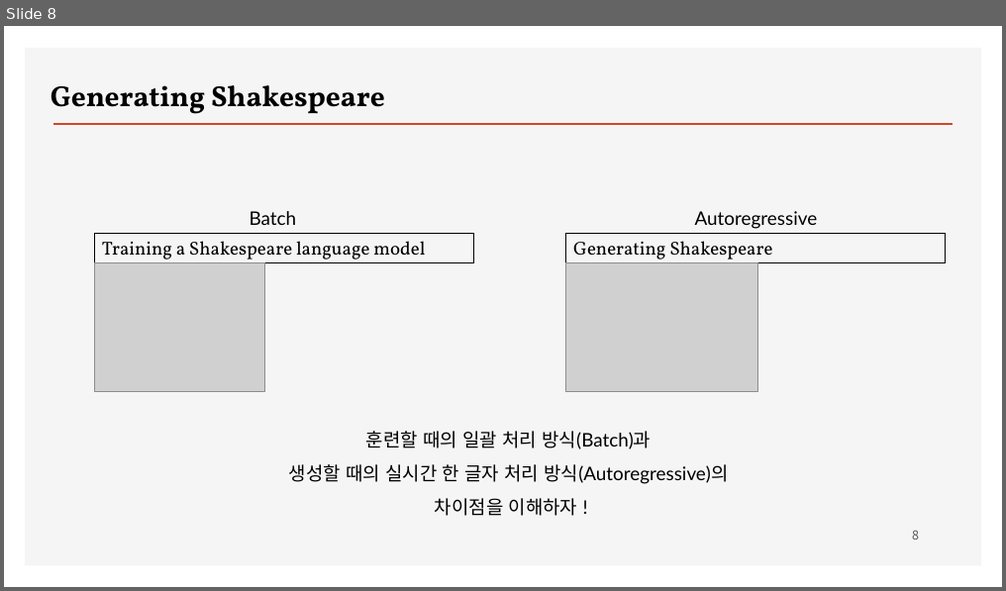
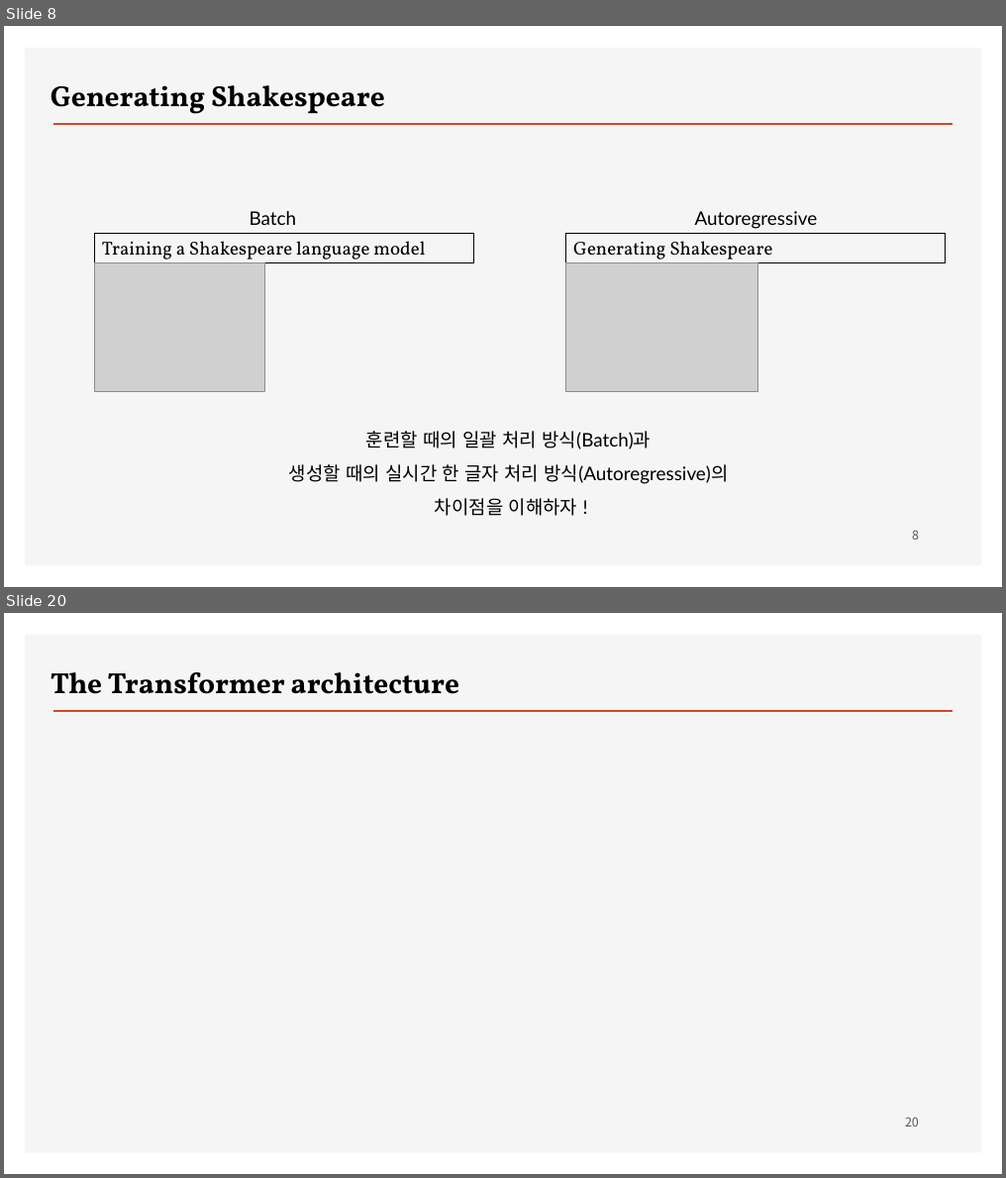
Before and after one commit to ancestor9/2026_Fall_Deep-Learning-with-Python, a slide deck: Chapter 15 Language models and the Transformer.pptx. Shown one above the other, each under a label of ours: slide 8 before the commit, slides 8 and 20 after it; the slides between them are not shown. The pictures are 1006x591 and 1006x1178 pixels, drawn with LibreOffice and Linux fonts; fonts in the diff are those of the drawing; grey boxes stand for pictures; background and template pictures are left out. Boxes give left, top, right and bottom in pixels: in the first picture for what was removed or moved away, otherwise in the second. Text is boxed around its words. In the diff, an @@ line names an element or a change of style, - is before the commit and + after.

```diff
--- a/Chapter 15 Language models and the Transformer.pptx
+++ b/Chapter 15 Language models and the Transformer.pptx
@@ slide 20 added at (4,613,1002,1174), background #FFFFFF; not listed: 2 template elements that a slide beside it also shows @@
@@ text added at (51,672,459,694), 28 pt, text #000000, bold @@
+The Transformer architecture
@@ page number added at (905,1117,919,1127), 12 pt, text #595959 @@
+20
```
Also in this commit, not shown: 1 slide changed, 13 other slides added.
